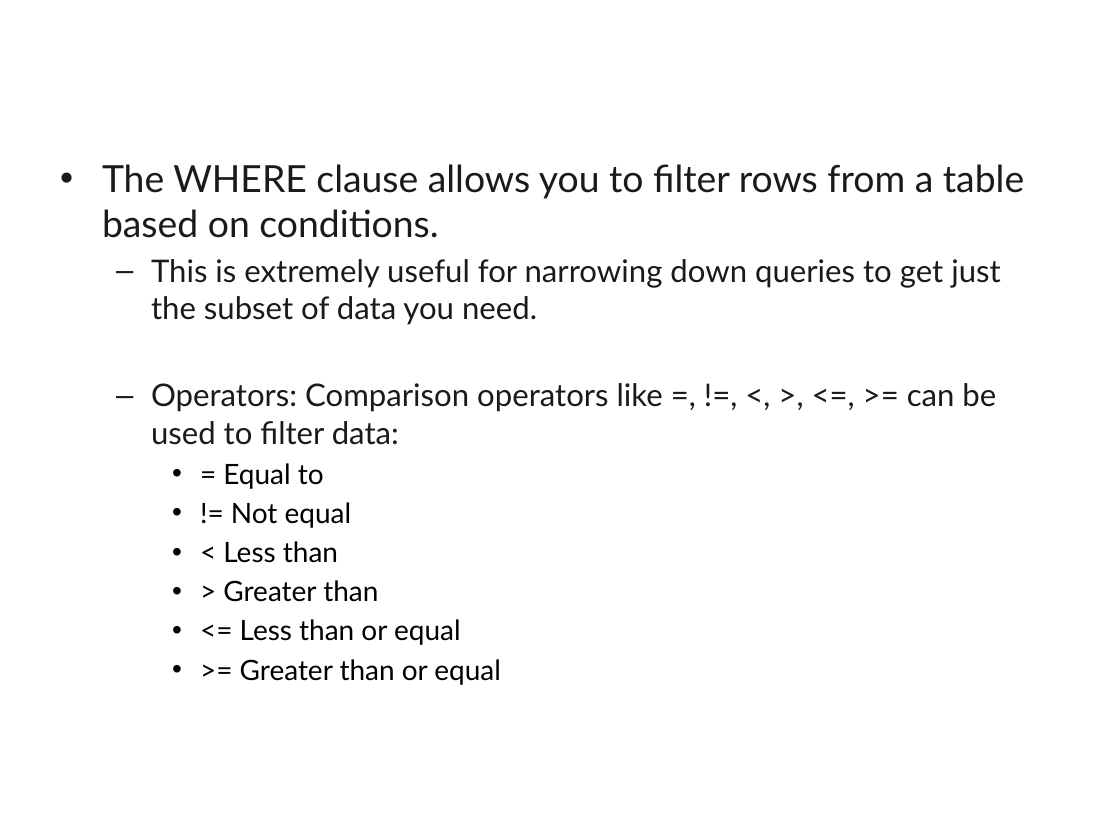
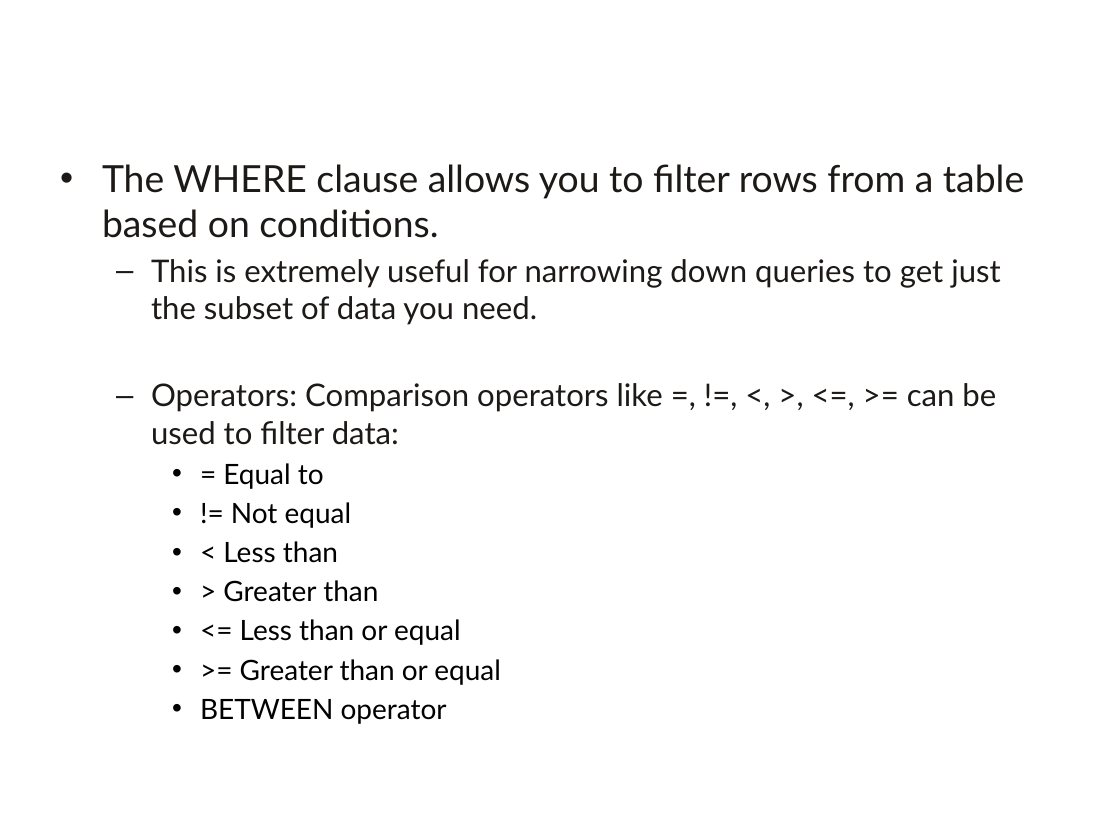
Before and after one commit to a099954/ABC-Program, a slide deck: slide 8 of SQL/Day 2 Filtering and Ordering/Filtering and Ordering.pptx. Drawn at 1120x840 pixels with LibreOffice and Linux fonts; fonts in the diff are those of the drawing; background and template pictures are left out. Boxes give left, top, right and bottom in pixels: in the first picture for what was removed or moved away, otherwise in the second. Text is boxed around its words. In the diff, an @@ line names an element or a change of style, - is before the commit and + after.

Commit message:
update to include between clause

```diff
--- a/SQL/Day 2 Filtering and Ordering/Filtering and Ordering.pptx
+++ b/SQL/Day 2 Filtering and Ordering/Filtering and Ordering.pptx
@@ text at (x1=200, y1=699, x2=447, y2=724): paragraph added @@
+    • BETWEEN operator
```
Also in this commit, not shown: 2 other files.
